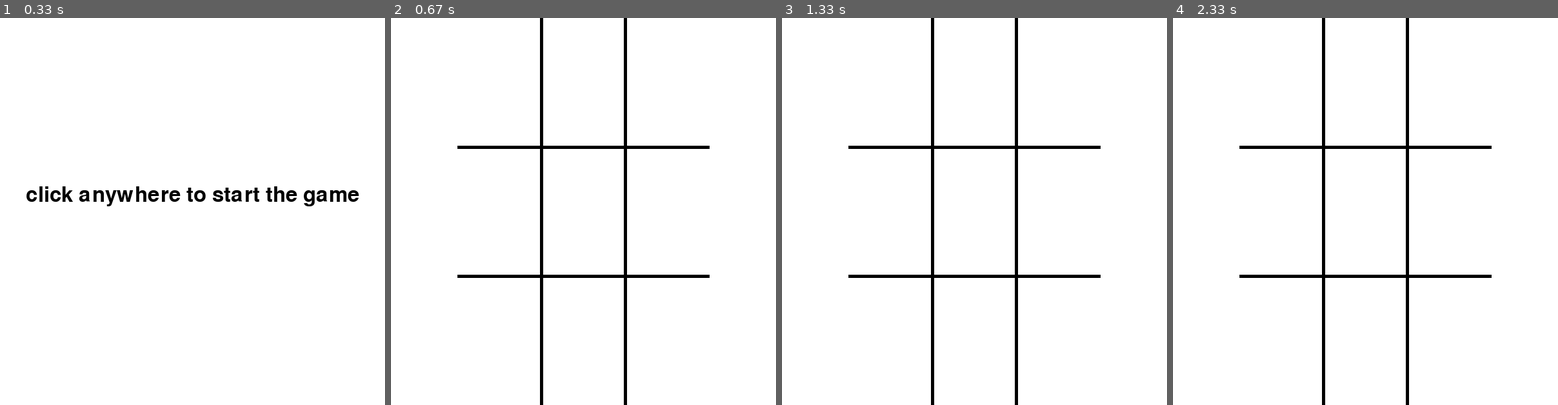
Above: before the commit, frames 1-4 (left to right).
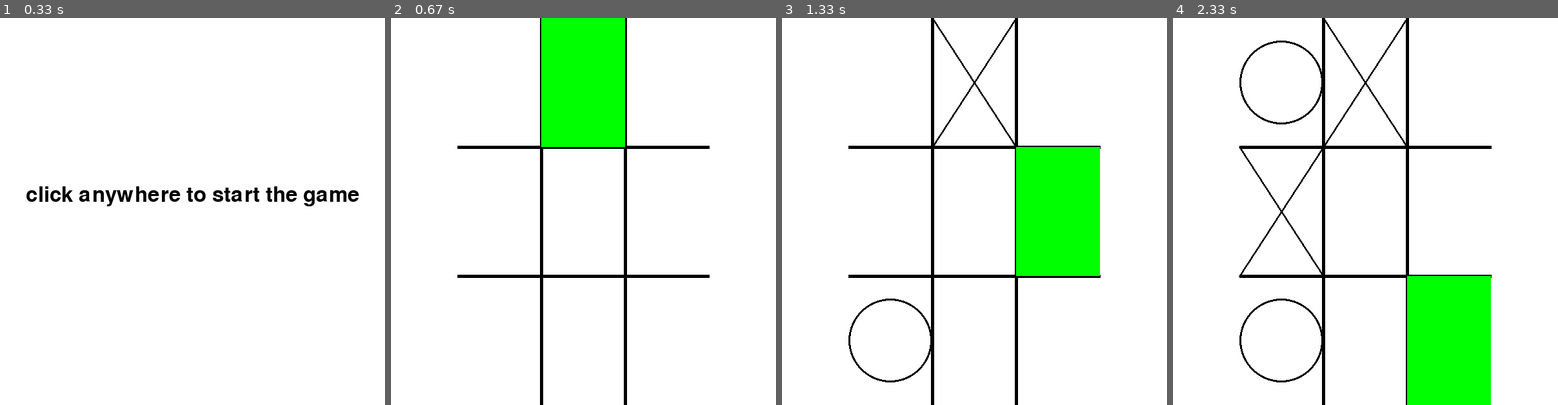
Above: after the commit, the same moments.

Repository: jerukan/tictactoePygame
Game: pygame game, started from src/main.py
Same seed, same stepped clock (60 frames per second), same inputs: the game is played once before the commit and once after it.
Inputs (mouse positions are in pixels of both pictures, inside the frame that each line leads up to):
- Up to frame 1 (0.33 s): no input
- Up to frame 2 (0.67 s): press the mouse at (668, 83) at 0.37 s; move the mouse to (614, 95) at 0.47 s; release the mouse at (564, 107) at 0.6 s
- Up to frame 3 (1.33 s): press the mouse at (974, 83) at 0.7 s; move the mouse to (901, 203) at 0.8 s; release the mouse at (824, 323) at 0.93 s; press the mouse at (889, 339) at 1.03 s; move the mouse to (966, 250) at 1.13 s; release the mouse at (1039, 157) at 1.27 s
- Up to frame 4 (2.33 s): press the mouse at (1280, 339) at 1.37 s; move the mouse to (1377, 203) at 1.47 s; release the mouse at (1477, 64) at 1.6 s; press the mouse at (1280, 211) at 1.7 s; move the mouse to (1246, 207) at 1.8 s; release the mouse at (1207, 199) at 1.93 s; press the mouse at (1280, 83) at 2.03 s; move the mouse to (1380, 215) at 2.13 s; release the mouse at (1481, 350) at 2.27 s

Frame 1 is identical in both runs. In frame 2, 7.3% of the frame differs, in the area x 39-61%, y 0-34%; in frame 3, 7.9%; in frame 4, 8.5%, in the area x 17-83%, y 0-100%.

Commit message:
You no longer get seizures from staring at the screen

Diff:
--- a/src/board.py
+++ b/src/board.py
@@ -39,8 +39,6 @@
         # bottom row
         pygame.draw.line(Window.DISPLAYSURF, Color.BLACK, (self.rowX[0], self.rowY[1]), (self.rowX[1], self.rowY[1]), 5)
 
-        pygame.display.update()
-
     def checkClick(self, mousePos, playpiece):
         for y in range(0, len(self.board)):
             for x in range(0, len(self.board[y])):
@@ -69,8 +67,6 @@
             return
         pygame.draw.rect(Window.DISPLAYSURF, Color.GREEN, tile)
 
-        pygame.display.update()
-
     def updateBoard(self):
         for y in range(0, len(self.board)):
             for x in range(0, len(self.board[y])):
@@ -81,8 +77,6 @@
                 if tilesymb == "O":
                     ShapeO().draw(Window.DISPLAYSURF, Color.BLACK, tile.center, tile.width)
 
-        pygame.display.update()
-
     def resetBoard(self):
 
         self.board = [['', '', ''], ['', '', ''], ['', '', '']]
--- a/src/main.py
+++ b/src/main.py
@@ -1,4 +1,4 @@
-import pygame, time
+import pygame
 from window import Window
 from board import Board
 from game import Game
@@ -37,7 +37,7 @@
                     board.updateBoard()
                     board.highlightTile(board.checkMousePosition(game.mousePos))
                     game.clicked = board.checkClick(game.clickPos, symbol)
-
+                    pygame.display.update()
                 game.clicked = False  # to prevent the game from freezing
                 board.updateBoard()
 
@@ -50,6 +50,8 @@
                     surface.displayTie()
                     break
 
+                pygame.display.update()
+
                 CLOCK.tick(surface.FPS)
 
             if not playing:
